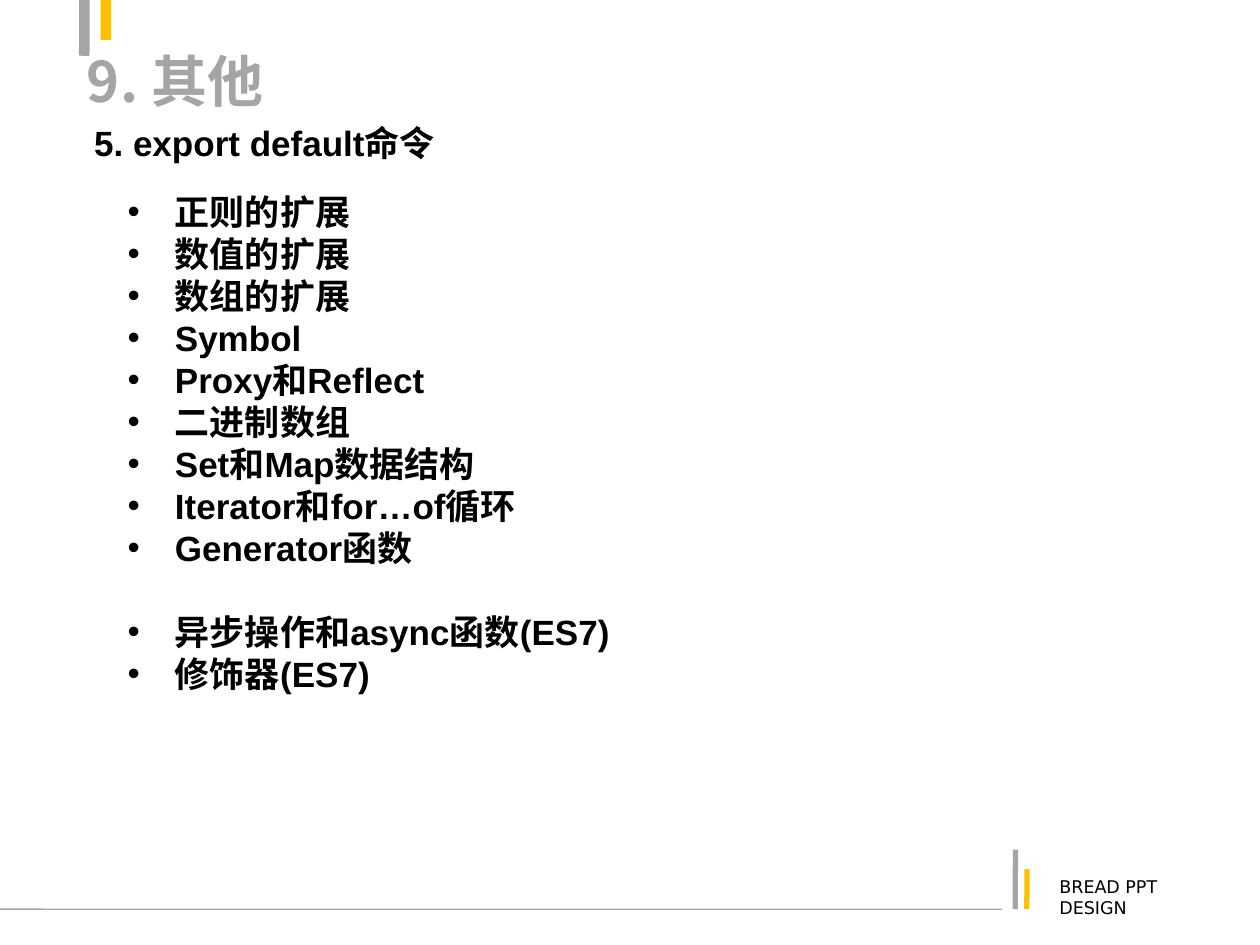
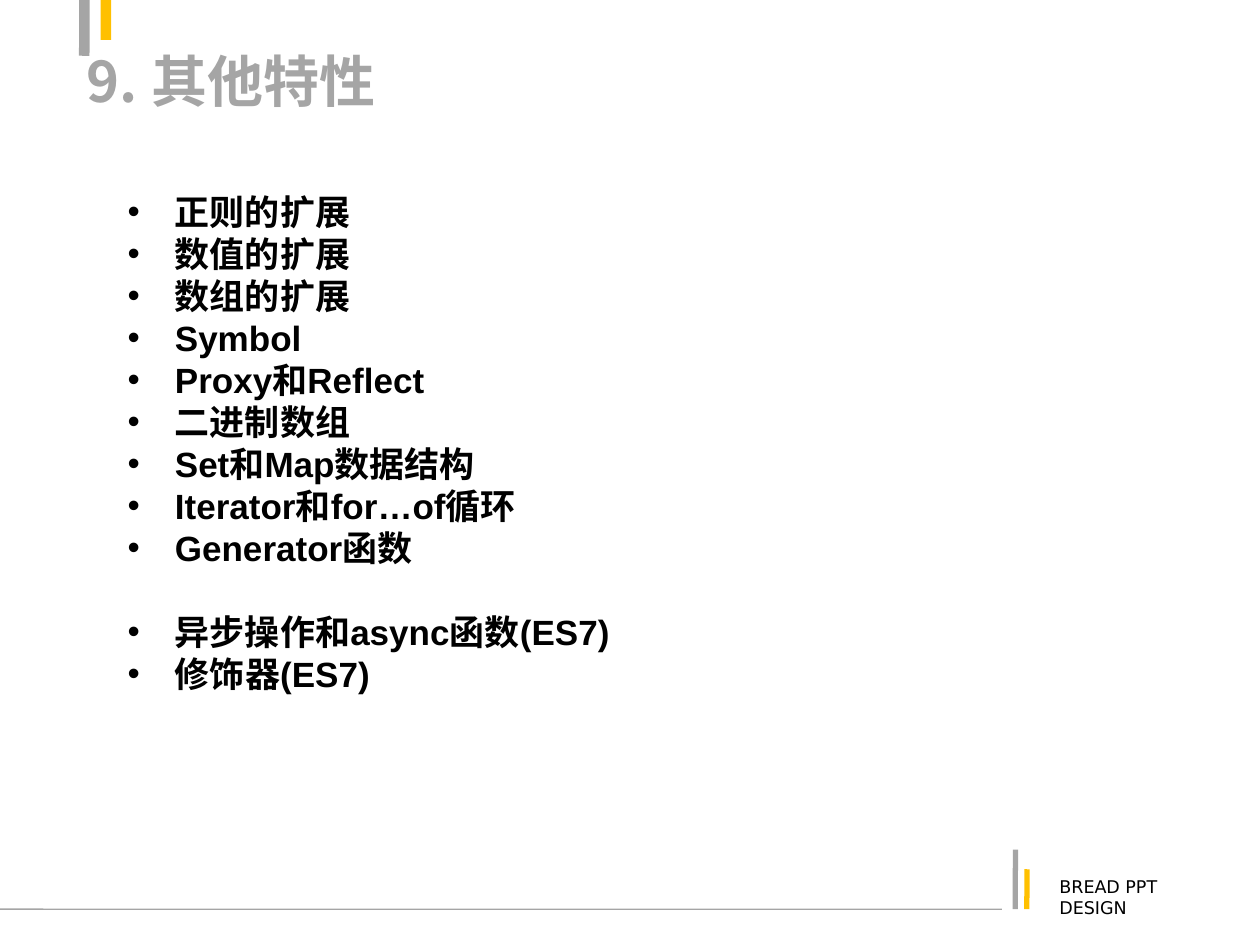
Before and after one commit to justforuse/psae-es6, a slide deck: slide 47 of es6.ppt. Drawn at 1260x945 pixels with LibreOffice and Linux fonts; fonts in the diff are those of the drawing. Boxes give left, top, right and bottom in pixels: in the first picture for what was removed or moved away, otherwise in the second. Text is boxed around its words. In the diff, an @@ line names an element or a change of style, - is before the commit and + after.

```diff
--- a/es6.ppt
+++ b/es6.ppt
@@ title at (87, 46, 375, 107): text changed @@
-9. 其他
+9. 其他特性
@@ text removed at (94, 128, 435, 163) @@
-5. export default命令
```
Also in this commit, not shown: 7 other slides changed.
